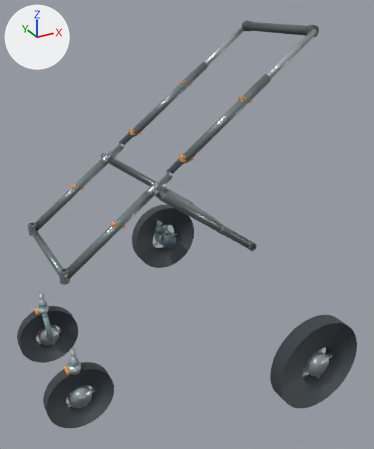
An edit to the glTF model models/no_cabin/w550_state4_wheel_L.glb, drawn before and after from the same camera.
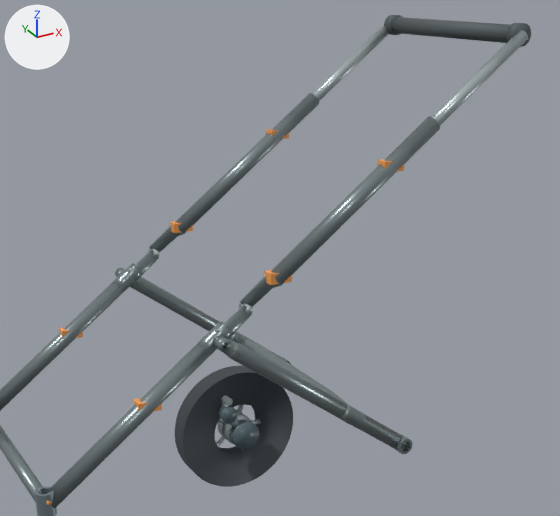
Each version appears first whole from a 50 mm camera at (-0.297, -1.759, 1.165) aimed at (0.629, -0.076, 0.323), and next in a close-up on the part from 11% to 89% of the width and 3% to 63% of the height. Arrows for +X, +Y and +Z are at upper left; the lights stay in place. The first two pictures are the older version.

Names of what the first close-up shows: 'RR_tire.005', 'V46_rear_leg_-1.006', 'V46_rear_leg_1.006', 'V46_rearbar.006', 'front_fixed_round_tube.005', 'handle_slider_-1.005', 'handle_slider_1.005', 'main_lower_-1.006', 'main_lower_1.006', 'main_upper_-1.006', 'main_upper_1.006', 'round_handle.005' and 31 more.
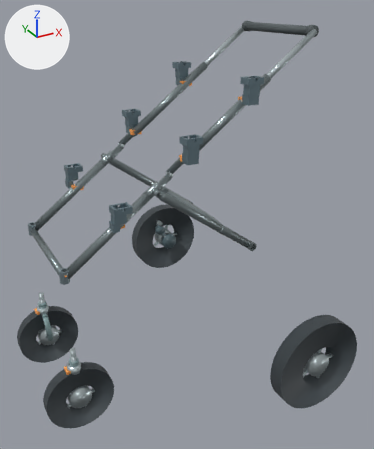
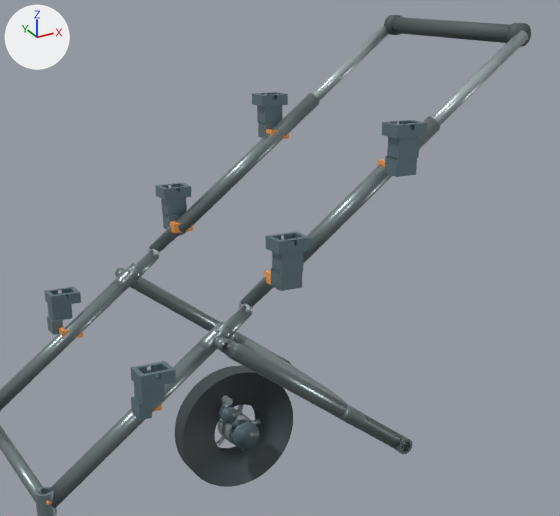
Pixel boxes [x1, y1, x2, y2] of what changed, in the close-ups (560 x 516 px):
'Universal_Cabin_Receiver_M_-1', added: after [265, 232, 310, 291]
'Universal_Cabin_Receiver_H_-1', added: after [382, 120, 427, 177]
'Universal_Cabin_Receiver_L_-1', added: after [130, 361, 176, 420]
'Universal_Cabin_Receiver_L_1', added: after [45, 287, 81, 335]
'Universal_Cabin_Receiver_H_1', added: after [252, 92, 288, 138]
'Universal_Cabin_Receiver_M_1', added: after [155, 183, 192, 229]

Edits to the bpy script that builds the scene:
```text
Add mat_universal_cabin_receiver:
    mat_universal_cabin_receiver = principled_material('Universal Cabin Receiver')
    mat_universal_cabin_receiver.base_color = (0.18, 0.26, 0.3)  # greyish blue #768b95
    mat_universal_cabin_receiver.metallic = 0.58
    mat_universal_cabin_receiver.roughness = 0.42
Add me_universal_cabin_receiver_m__1:
    me_universal_cabin_receiver_m__1.from_pydata(...)  # 76 vertices, 156 faces; spans x 0.5147..0.5787, y -0.28..-0.232, z 0.639..0.732
    me_universal_cabin_receiver_m__1.materials.append(mat_universal_cabin_receiver)  # greyish blue #768b95
Add me_universal_cabin_receiver_l__1:
    me_universal_cabin_receiver_l__1.from_pydata(...)  # 76 vertices, 156 faces; spans x 0.245..0.312, y -0.28..-0.232, z 0.447..0.532
    me_universal_cabin_receiver_l__1.materials.append(mat_universal_cabin_receiver)  # greyish blue #768b95
Add me_universal_cabin_receiver_h__1:
    me_universal_cabin_receiver_h__1.from_pydata(...)  # 76 vertices, 156 faces; spans x 0.7547..0.8187, y -0.28..-0.232, z 0.819..0.912
    me_universal_cabin_receiver_h__1.materials.append(mat_universal_cabin_receiver)  # greyish blue #768b95
Add me_universal_cabin_receiver_m_1:
    me_universal_cabin_receiver_m_1.from_pydata(...)  # 76 vertices, 156 faces; spans x 0.5147..0.5787, y 0.232..0.28, z 0.639..0.732
    me_universal_cabin_receiver_m_1.materials.append(mat_universal_cabin_receiver)  # greyish blue #768b95
Add me_universal_cabin_receiver_l_1:
    me_universal_cabin_receiver_l_1.from_pydata(...)  # 76 vertices, 156 faces; spans x 0.245..0.312, y 0.232..0.28, z 0.447..0.532
    me_universal_cabin_receiver_l_1.materials.append(mat_universal_cabin_receiver)  # greyish blue #768b95
Add me_universal_cabin_receiver_h_1:
    me_universal_cabin_receiver_h_1.from_pydata(...)  # 76 vertices, 156 faces; spans x 0.7547..0.8187, y 0.232..0.28, z 0.819..0.912
    me_universal_cabin_receiver_h_1.materials.append(mat_universal_cabin_receiver)  # greyish blue #768b95
Add ob_universal_cabin_receiver_m__1:
    ob_universal_cabin_receiver_m__1 = bpy.data.objects.new('Universal_Cabin_Receiver_M_-1', me_universal_cabin_receiver_m__1)
    ob_universal_cabin_receiver_m__1.location = (0.0, 0.0, 0.0)
Add ob_universal_cabin_receiver_l__1:
    ob_universal_cabin_receiver_l__1 = bpy.data.objects.new('Universal_Cabin_Receiver_L_-1', me_universal_cabin_receiver_l__1)
    ob_universal_cabin_receiver_l__1.location = (0.0, 0.0, 0.0)
Add ob_universal_cabin_receiver_h__1:
    ob_universal_cabin_receiver_h__1 = bpy.data.objects.new('Universal_Cabin_Receiver_H_-1', me_universal_cabin_receiver_h__1)
    ob_universal_cabin_receiver_h__1.location = (0.0, 0.0, 0.0)
Add ob_universal_cabin_receiver_m_1:
    ob_universal_cabin_receiver_m_1 = bpy.data.objects.new('Universal_Cabin_Receiver_M_1', me_universal_cabin_receiver_m_1)
    ob_universal_cabin_receiver_m_1.location = (0.0, 0.0, 0.0)
Add ob_universal_cabin_receiver_l_1:
    ob_universal_cabin_receiver_l_1 = bpy.data.objects.new('Universal_Cabin_Receiver_L_1', me_universal_cabin_receiver_l_1)
    ob_universal_cabin_receiver_l_1.location = (0.0, 0.0, 0.0)
Add ob_universal_cabin_receiver_h_1:
    ob_universal_cabin_receiver_h_1 = bpy.data.objects.new('Universal_Cabin_Receiver_H_1', me_universal_cabin_receiver_h_1)
    ob_universal_cabin_receiver_h_1.location = (0.0, 0.0, 0.0)
```
